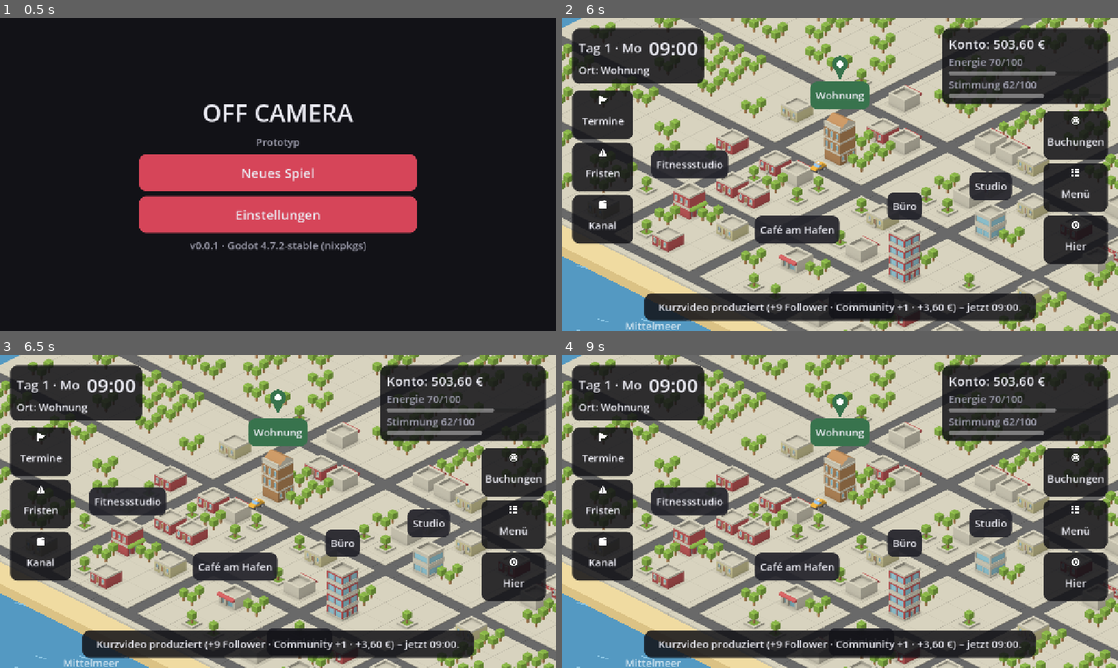
Above: before the commit, frames 1-4 (two rows, left to right).
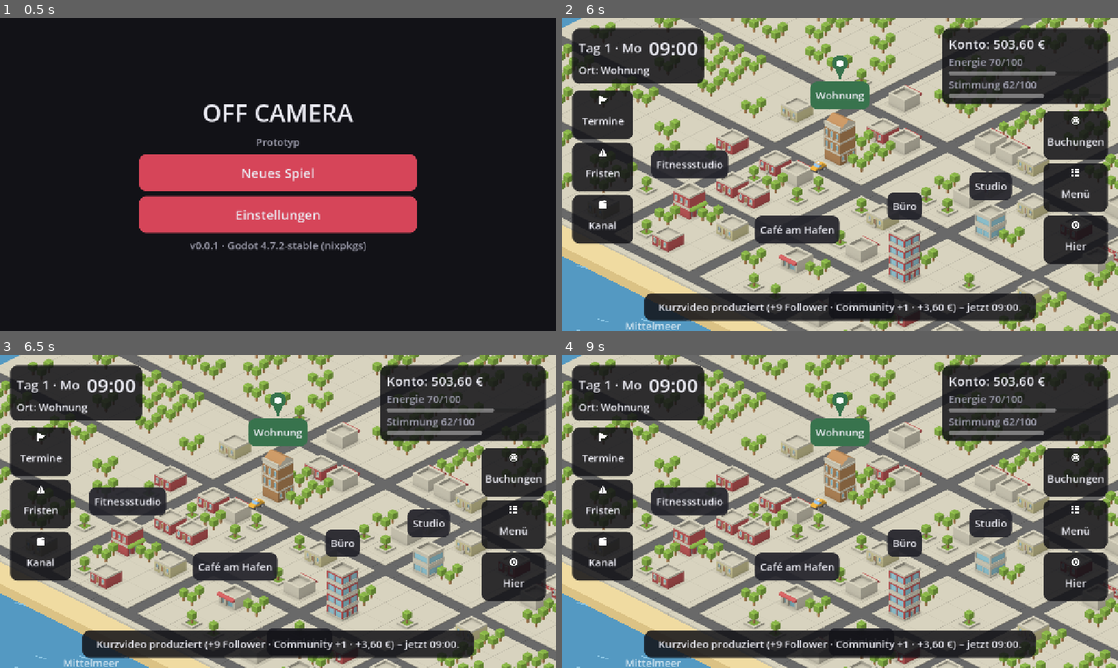
Above: after the commit, the same moments.

Repository: JanScharf265/OFFCamera
Game: Godot game, scene res://scenes/app/app.tscn
Two runs of this game, one before a commit and one after it. Both use one fixed random seed, a clock stepped at 60 frames per second and the inputs below.
Inputs:
- Up to frame 1 (0.5 s): no input
- Up to frame 2 (6 s): click "Neues Spiel" at 0.5 s; click "Wohnung" at 1.25 s; click "Studio" at 2 s; click "Café am Hafen" at 2.75 s; click "Fitnessstudio" at 3.5 s; click "Büro" at 4.25 s; click "Ladenlokal" at 5 s; click "Termine" at 5.75 s
- Up to frame 3 (6.5 s): no input
- Up to frame 4 (9 s): click "Fristen" at 6.5 s; click "Kanal" at 7.25 s; click "Buchungen" at 8 s; click "Menü" at 8.75 s

Frame 1 is identical in both runs. In frame 2, less than 0.1% of the frame differs, in the area x 19-70%, y 12-98%; in frame 3, less than 0.1%, in the area x 19-70%, y 10-98%; in frame 4, less than 0.1%.

Commit message:
Phase 7, Ticket 7.3: Performance und Akku
Stromsparmodus und 60 FPS; Standortmarkierung wippt nur noch 3 s, damit im
Ruhezustand nichts neu gezeichnet wird (Mac: 120 -> 0 Bilder/s). Karten-
grafiken als Texturatlas: 963 -> 206 Zeichenaufrufe je Bild, Wischen schneller.
Messwerte in DECISIONS 034. 338/338 Tests grün.

Co-Authored-By: Claude Opus 5.5 <noreply@anthropic.com>

Diff:
--- a/project.godot
+++ b/project.godot
@@ -18,6 +18,8 @@
 config/description="Singleplayer-Lebens- und Managementsimulation für iPhone."
 config/version="0.0.1"
 run/main_scene="res://scenes/app/app.tscn"
+run/low_processor_mode=true
+run/max_fps=60
 config/features=PackedStringArray("4.7", "GL Compatibility")
 config/icon="res://icon.svg"
 
--- a/scripts/ui/city_map.gd
+++ b/scripts/ui/city_map.gd
@@ -83,17 +83,34 @@
 
 ## Wippender Pfeil über dem aktuellen Ort (eigener Knoten, damit die Karte
 ## für die Animation nicht jedes Bild neu zeichnen muss).
+## Wippt nur kurz (BOB_SECONDS) nach restart() und steht dann still: Eine dauernde Bewegung würde
+## Godot zwingen, jedes Bild neu zu zeichnen – der Stromsparmodus wäre wirkungslos (gemessen, Phase 7).
 class Marker extends Control:
 	const SIZE := Vector2(44, 56)
-	var base_position := Vector2.ZERO
+	const BOB_SECONDS := 3.0
+	var base_position := Vector2.ZERO:
+		set(value):
+			base_position = value
+			if not is_processing():
+				position = value
 	var _time := 0.0
 
 	func _ready() -> void:
 		mouse_filter = Control.MOUSE_FILTER_IGNORE
 		size = SIZE
+		restart()
+
+	## Kurz wippen lassen (Ankunft, Auswahl, Laden).
+	func restart() -> void:
+		_time = 0.0
+		set_process(true)
 
 	func _process(delta: float) -> void:
 		_time += delta
+		if _time >= BOB_SECONDS:
+			set_process(false)
+			position = base_position
+			return
 		position = base_position + Vector2(0, sin(_time * 4.0) * 6.0)
 
 	func _draw() -> void:
@@ -174,6 +191,8 @@
 	_selected = selected_id
 	if moved and not is_traveling():
 		_park_car()
+	if moved and _marker != null:
+		_marker.restart()
 	if is_node_ready():
 		_update_pins()
 		_layout_overlays()
@@ -214,6 +233,8 @@
 		_car_tween = null
 	_park_car()
 	_layout_overlays()
+	if _marker != null:
+		_marker.restart()
 
 
 ## Rasterzelle, in der das Auto gerade steht (gerundet).
@@ -462,6 +483,52 @@
 		_textures[building_name] = _load(BUILDING_DIR + building_name)
 	for direction in CAR_DIRECTIONS.values():
 		_textures["car_" + direction] = _load(VEHICLE_DIR + "taxi_%s" % direction)
+	_pack_atlas()
+
+
+## Packt alle Kartengrafiken in eine gemeinsame Textur und ersetzt die Einträge durch Ausschnitte
+## (AtlasTexture). Grund: Godot bündelt Zeichenaufrufe nur bei gleicher Textur – mit Einzeltexturen
+## waren es ~960 Aufrufe je Bild (gemessen, Phase 7). Klappt das Packen nicht, bleiben die Einzeltexturen.
+const ATLAS_WIDTH := 1024
+const ATLAS_PADDING := 2
+
+func _pack_atlas() -> void:
+	var images := {}
+	for key in _textures:
+		var texture: Texture2D = _textures[key]
+		if texture == null:
+			continue
+		var image := texture.get_image()
+		if image == null or image.is_compressed():
+			return
+		image.convert(Image.FORMAT_RGBA8)
+		images[key] = image
+	# Regal-Packen: Zeilen von links nach rechts, nach Höhe sortiert.
+	var keys := images.keys()
+	keys.sort_custom(func(a, b) -> bool: return images[a].get_height() > images[b].get_height())
+	var regions := {}
+	var x := 0
+	var y := 0
+	var row_height := 0
+	for key in keys:
+		var image: Image = images[key]
+		if x + image.get_width() > ATLAS_WIDTH:
+			x = 0
+			y += row_height + ATLAS_PADDING
+			row_height = 0
+		regions[key] = Rect2i(x, y, image.get_width(), image.get_height())
+		x += image.get_width() + ATLAS_PADDING
+		row_height = maxi(row_height, image.get_height())
+	var atlas_image := Image.create_empty(ATLAS_WIDTH, y + row_height, false, Image.FORMAT_RGBA8)
+	for key in keys:
+		var image: Image = images[key]
+		atlas_image.blit_rect(image, Rect2i(Vector2i.ZERO, image.get_size()), regions[key].position)
+	var atlas := ImageTexture.create_from_image(atlas_image)
+	for key in keys:
+		var part := AtlasTexture.new()
+		part.atlas = atlas
+		part.region = Rect2(regions[key])
+		_textures[key] = part
 
 
 static func _load(path_without_extension: String) -> Texture2D:
--- a/tests/test_city_map.gd
+++ b/tests/test_city_map.gd
@@ -204,3 +204,16 @@
 	event.position = point
 	event.pressed = pressed
 	map._gui_input(event)
+
+
+## Phase 7: Die Markierung wippt nur kurz – sonst müsste Godot im Stromsparmodus jedes Bild neu zeichnen.
+func test_marker_stops_bobbing_after_a_few_seconds() -> void:
+	var map := _start_map()
+	var marker := map.find_child("LocationMarker", true, false) as Control
+	assert_eq(marker.is_processing(), true)
+	marker._process(CityMapScript.Marker.BOB_SECONDS + 0.1)
+	assert_eq(marker.is_processing(), false)
+	assert_eq(marker.position, marker.base_position)
+	map.set_state("studio", "studio")  # Ankunft: kurz wieder wippen
+	assert_eq(marker.is_processing(), true)
+	map.free()
--- a/tests/test_ui.gd
+++ b/tests/test_ui.gd
@@ -395,6 +395,11 @@
 	assert_eq(AppScript.safe_margins(Vector2.ZERO, Rect2(), viewport, 24), [24.0, 24.0, 24.0, 24.0] as Array[float])
 
 
+func test_project_saves_battery() -> void:
+	assert_eq(ProjectSettings.get_setting("application/run/low_processor_mode"), true)
+	assert_eq(ProjectSettings.get_setting("application/run/max_fps"), 60)
+
+
 func test_project_is_landscape() -> void:
 	assert_eq(ProjectSettings.get_setting("display/window/handheld/orientation"), DisplayServer.SCREEN_SENSOR_LANDSCAPE)
 	assert_eq(ProjectSettings.get_setting("display/window/size/viewport_width"), 1280)
Not shown, changed: CHANGELOG.md
Not shown, changed: README.md
Not shown, changed: docs/ARCHITECTURE.md
Not shown, changed: docs/DECISIONS.md
Not shown, changed: docs/ROADMAP.md
